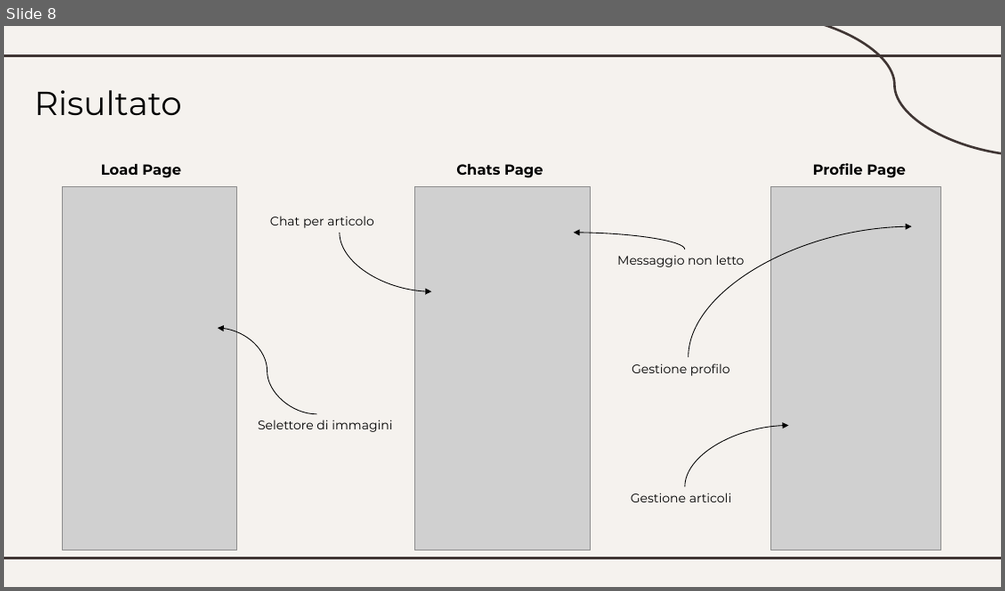
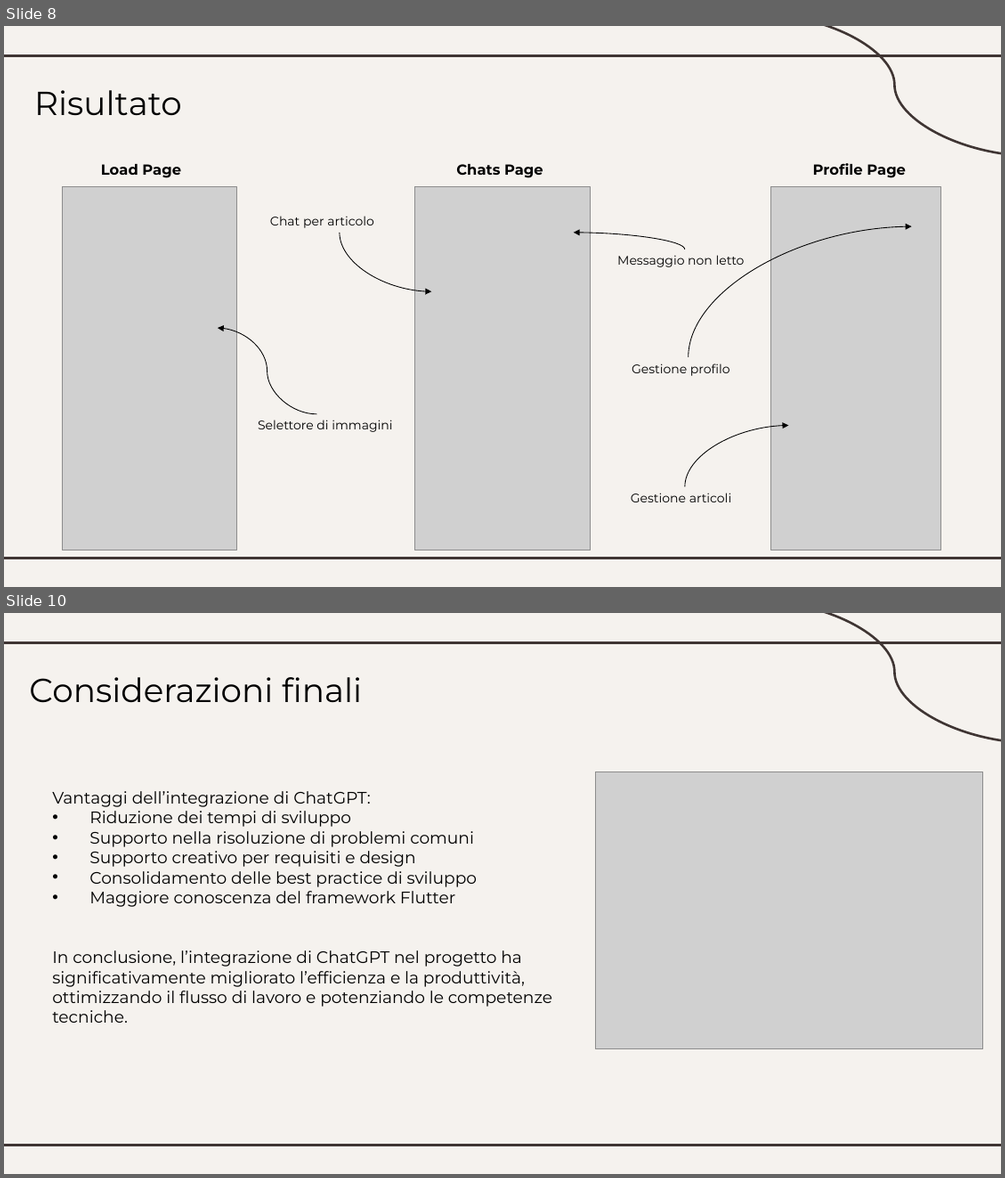
Before and after one commit to SimoneSantin/Tesi_LT_2024, a slide deck: Presentazione_LT_2024.pptx. Shown one above the other, each under a label of ours: slide 8 before the commit, slides 8 and 10 after it; the slides between them are not shown. The pictures are 1005x591 and 1005x1178 pixels, drawn with LibreOffice and Linux fonts; fonts in the diff are those of the drawing; grey boxes stand for pictures. Boxes give left, top, right and bottom in pixels: in the first picture for what was removed or moved away, otherwise in the second. Text is boxed around its words. In the diff, an @@ line names an element or a change of style, - is before the commit and + after.

```diff
--- a/Presentazione_LT_2024.pptx
+++ b/Presentazione_LT_2024.pptx
@@ slide 10 added at [4,613,1001,1174], background #F5F2EE; not listed: 3 template elements that a slide beside it also shows @@
@@ title added at [29,677,362,703], 32 pt, text #000000 @@
+Considerazioni finali
@@ picture added at [596,771,983,1048] @@
@@ text added at [52,791,552,1022], 16 pt, text #000000 @@
+Vantaggi dell’integrazione di ChatGPT:
+• Riduzione dei tempi di sviluppo
+• Supporto nella risoluzione di problemi comuni
+• Supporto creativo per requisiti e design
+• Consolidamento delle best practice di sviluppo
+• Maggiore conoscenza del framework Flutter
+In conclusione, l’integrazione di ChatGPT nel progetto ha significativamente migliorato l’efficienza e la produttività, ottimizzando il flusso di lavoro e potenziando le competenze tecniche.
```
Also in this commit, not shown: 6 slides changed, 1 slide removed.
